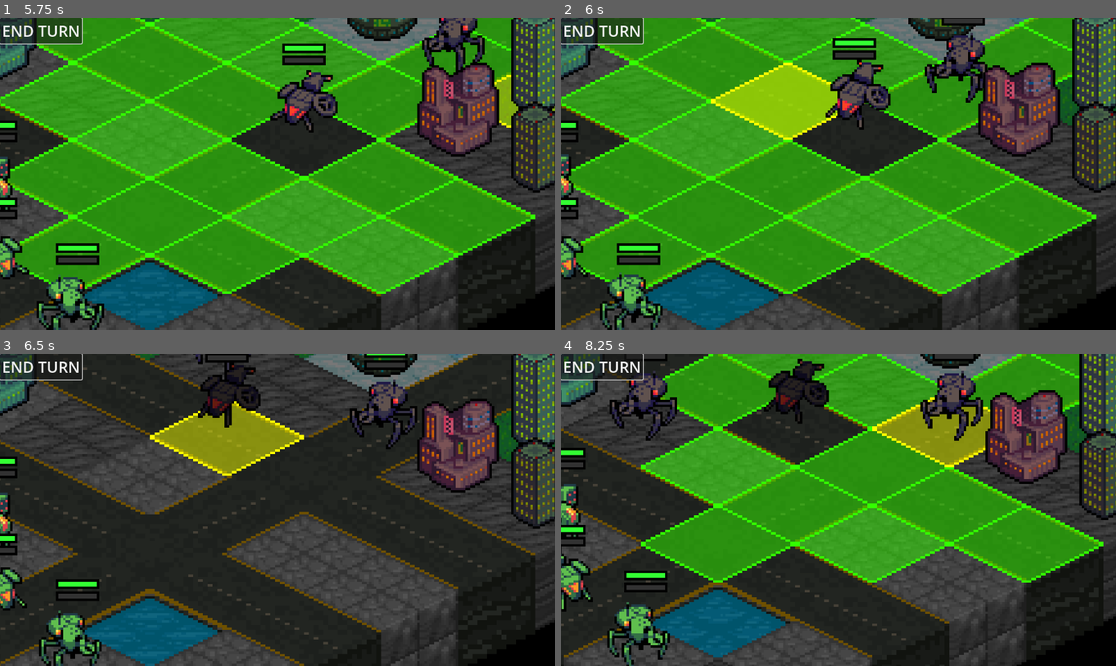
Above: before the commit, frames 1-4 (two rows, left to right).
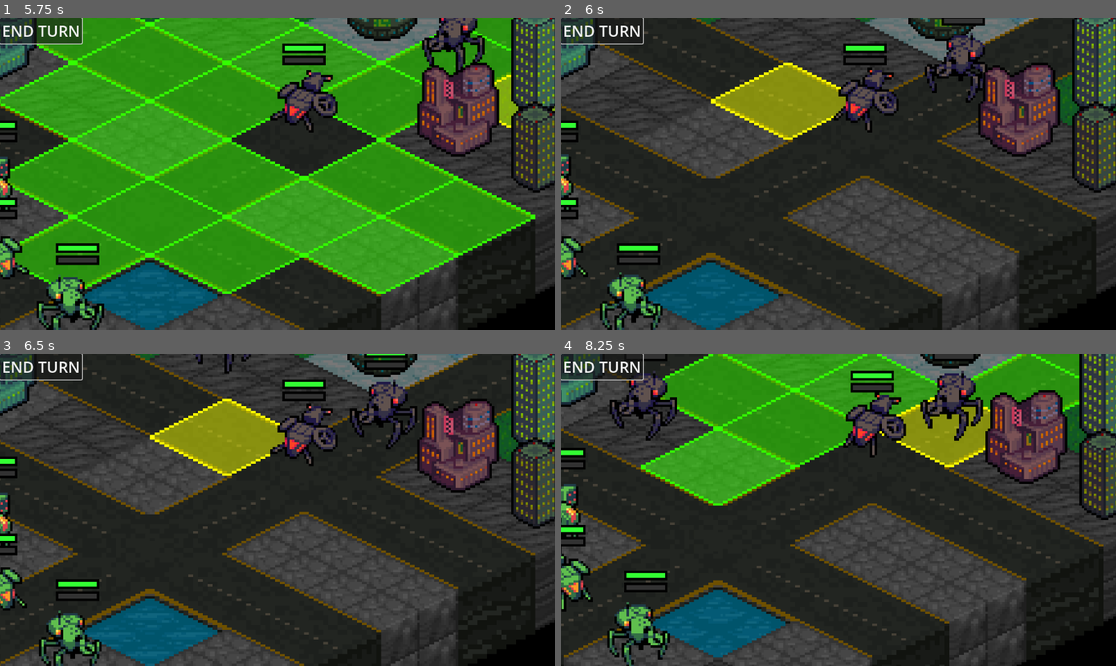
Above: after the commit, the same moments.

Repository: Tekknobot/Terrain
Game: Godot game, scene res://Scenes/Main.tscn
Same seed, same stepped clock (60 frames per second), same inputs: the game is played once before the commit and once after it.
Inputs (mouse positions are in pixels of both pictures, inside the frame that each line leads up to):
- Up to frame 1 (5.75 s): click "END TURN" at 0.5 s; click "END TURN" at 1.25 s; click "END TURN" at 2 s; move the mouse to (249, 236) at 2.77 s; click (249, 236) at 2.92 s; drag from (444, 220) to (122, 233) at 3.52 s; move the mouse to (111, 127) at 4.27 s; click (111, 127) at 4.42 s; drag from (305, 174) to (532, 120) at 5.02 s
- Up to frame 2 (6 s): move the mouse to (755, 96) at 5.77 s; click (755, 96) at 5.92 s
- Up to frame 3 (6.5 s): no input
- Up to frame 4 (8.25 s): drag from (960, 494) to (1093, 456) at 6.52 s; move the mouse to (727, 525) at 7.27 s; click (727, 525) at 7.42 s; drag from (894, 441) to (943, 378) at 8.02 s

Frame 1 is identical in both runs. In frame 2, 57% of the frame differs, in the area x 0-97%, y 0-89%; in frame 3, 2.7%; in frame 4, 27%.

Commit message:
Move only player units.

Diff:
--- a/Scripts/TileMap.gd
+++ b/Scripts/TileMap.gd
@@ -77,27 +77,28 @@
 
 		if event.button_index == MOUSE_BUTTON_LEFT:
 			if selected_unit:
-				# Check if we're in attack mode.
+				# If we're in attack mode (right click activated) and the clicked tile has an enemy:
 				if showing_attack:
 					var enemy = get_unit_at_tile(mouse_tile)
-					# Ensure there is an enemy unit on the clicked tile and that it's adjacent.
 					if enemy and not enemy.is_player and manhattan_distance(selected_unit.tile_pos, enemy.tile_pos) == 1:
-						# Call your attack method on the selected unit.
-						selected_unit.auto_attack_adjacent( )
-
+						selected_unit.auto_attack_adjacent()
 						selected_unit.has_moved = true
 						var sprite := selected_unit.get_node("AnimatedSprite2D")
-						sprite.self_modulate = Color(0.4, 0.4, 0.4, 1)  # Dark gray tint
-
+						sprite.self_modulate = Color(0.4, 0.4, 0.4, 1)
 						showing_attack = false
 						_clear_highlights()
 						play_attack_sound(to_global(map_to_local(enemy.tile_pos)))
 						return
-				# If not in attack mode, then move if the tile is highlighted.
-				elif highlighted_tiles.has(mouse_tile):
-					_move_selected_to(mouse_tile)
-					return
+				# Only allow manual movement if the selected unit is a player.
+				if selected_unit.is_player:
+					if highlighted_tiles.has(mouse_tile):
+						_move_selected_to(mouse_tile)
+						return
+				# If the selected unit is an enemy, you might simply show its range:
+				else:
+					_show_range_for_selected_unit()
 			_select_unit_at_mouse()
+
 
 		elif event.button_index == MOUSE_BUTTON_RIGHT:
 			# Right click sets up attack mode.
@@ -126,23 +127,24 @@
 	var tile = local_to_map(to_local(mouse_pos))
 	var unit = get_unit_at_tile(tile)
 
-	# Prevent movement selection only for player units that have already moved
+	# If no unit, clear selection.
 	if unit == null:
 		selected_unit = null
 		showing_attack = false
-		#play_beep_sound(tile)
+		play_beep_sound(tile)
 		return
 
+	# If it's a player unit that has already moved, ignore selection.
 	if unit.is_player and unit.has_moved:
 		selected_unit = null
 		showing_attack = false
 		play_beep_sound(tile)
 		return
 
+	# Otherwise, allow selection for both players and enemies.
 	selected_unit = unit
 	showing_attack = false
 	_show_range_for_selected_unit()
-
 	play_beep_sound(tile)
 
 func _show_range_for_selected_unit():
